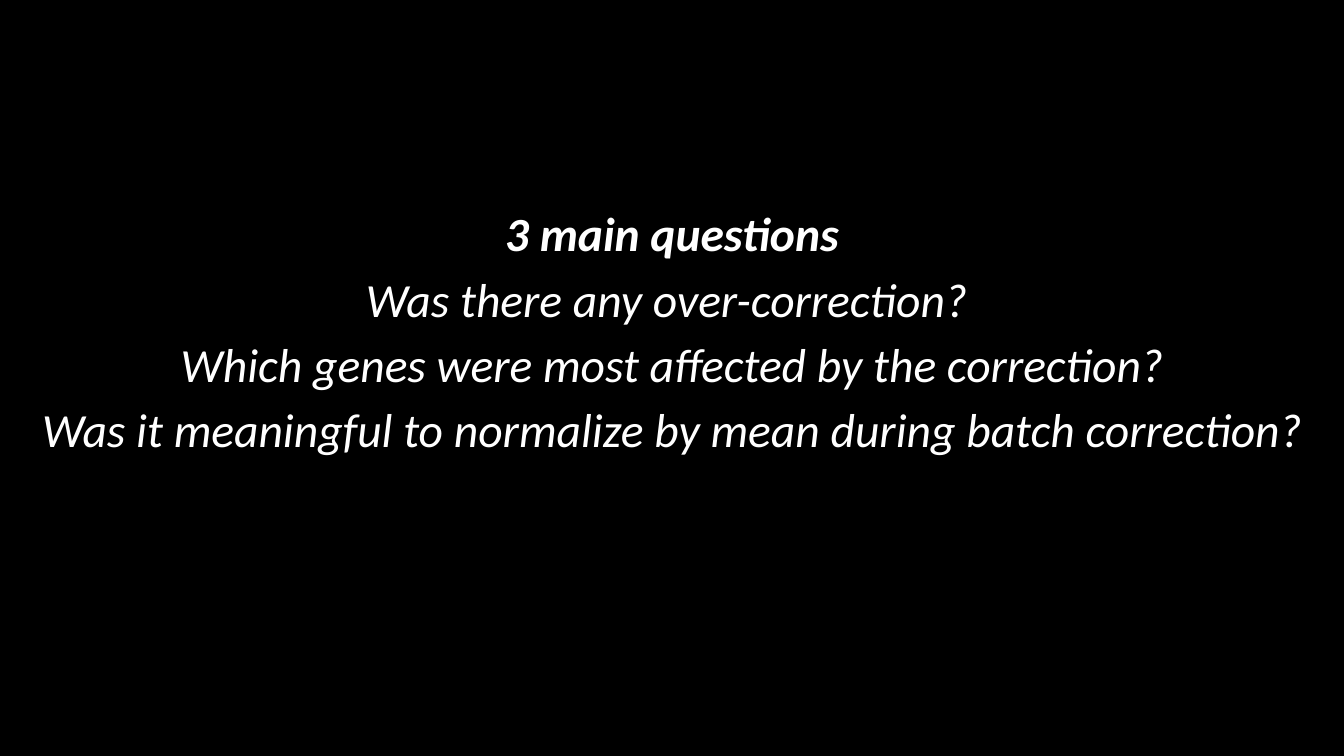
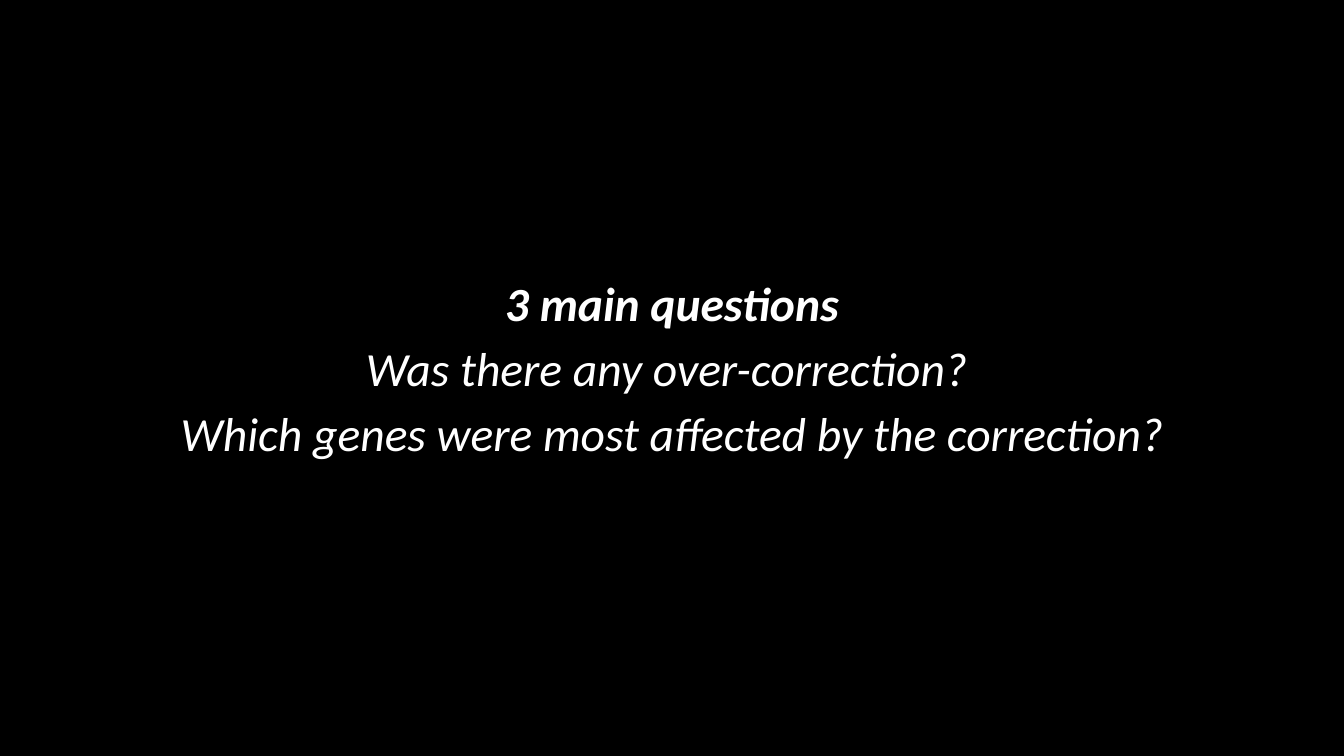
Before and after one commit to kaipengl/researchexperiencebs9001, a slide deck: slide 2 of Results Deck.pptx. Drawn at 1344x756 pixels with LibreOffice and Linux fonts; fonts in the diff are those of the drawing. Boxes give left, top, right and bottom in pixels: in the first picture for what was removed or moved away, otherwise in the second. Text is boxed around its words. In the diff, an @@ line names an element or a change of style, - is before the commit and + after.

```diff
--- a/Results Deck.pptx
+++ b/Results Deck.pptx
@@ text "3 main questions" moved from (x1=42, y1=217, x2=1302, y2=455) to (x1=181, y1=287, x2=1163, y2=459) @@
@@ text at (x1=42, y1=414, x2=1302, y2=455): paragraph removed @@
-Was it meaningful to normalize by mean during batch correction?
```
Also in this commit, not shown: 6 other slides changed, 1 slide added, 5 slides removed, 5 other files.
